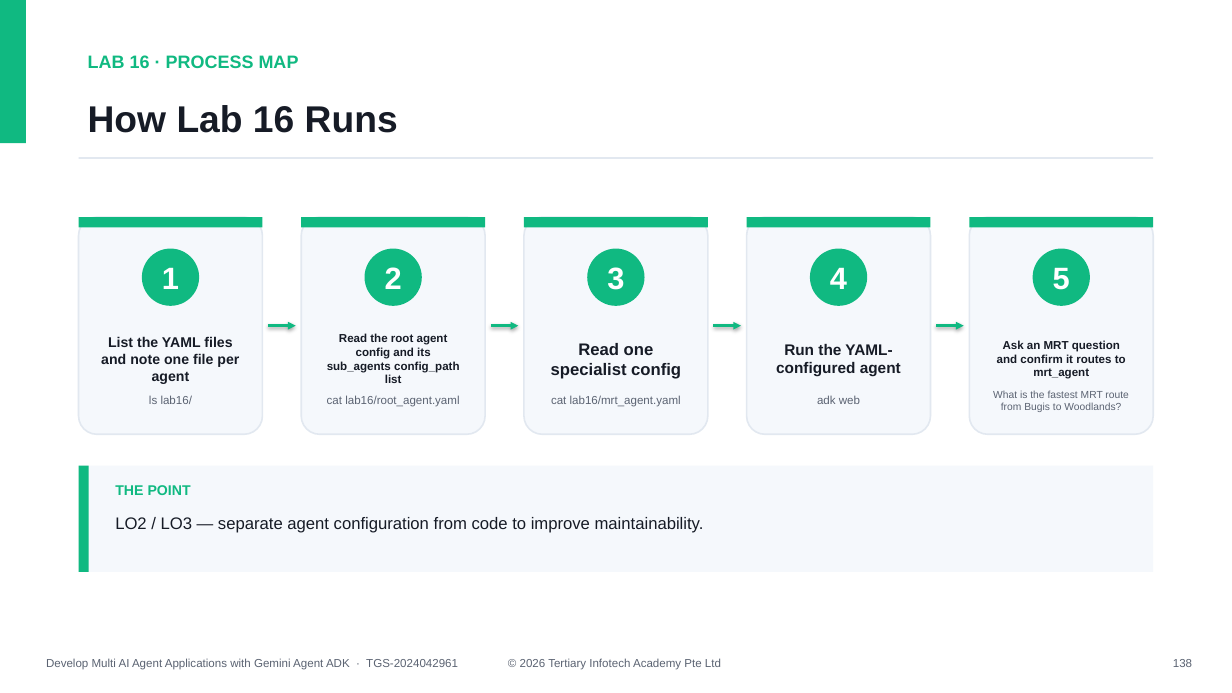
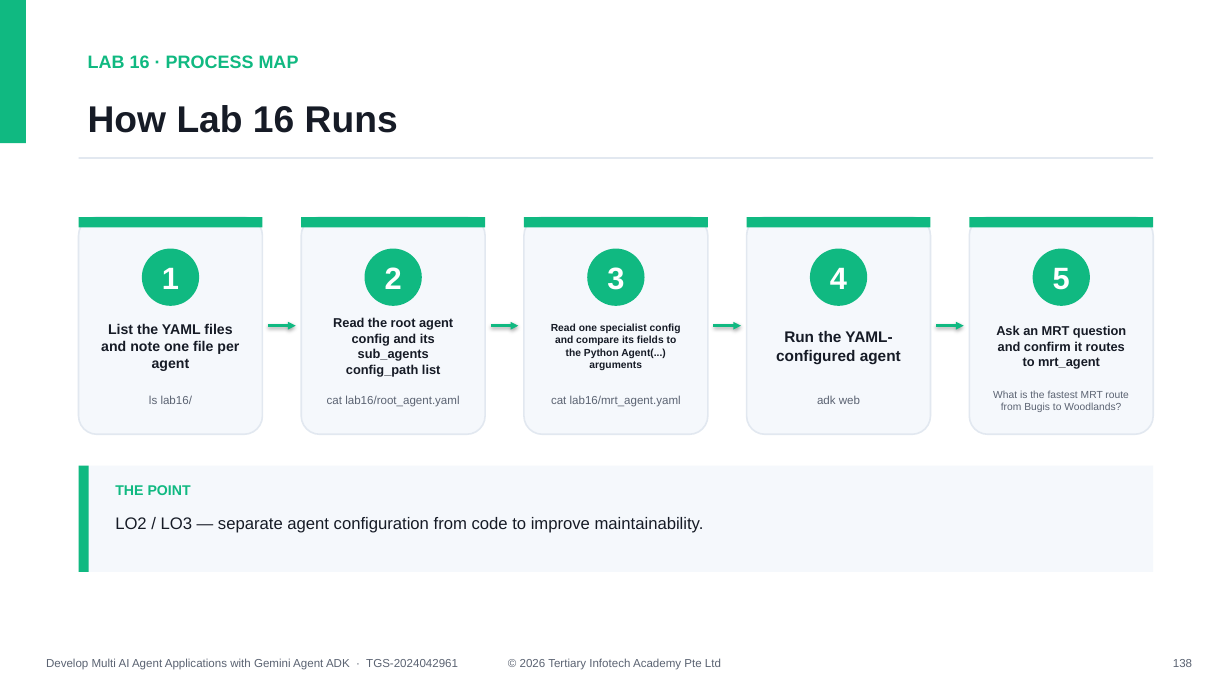
Before and after one commit to tertiarycourses/TGS-2024042961-Develop-Multi-AI-Agent-Applications-with-Gemini-Agent-ADK, a slide deck: slide 138 of courseware/Develop Multi AI Agent Applications with Gemini Agent ADK-v1.4.pptx. Drawn at 1232x693 pixels with LibreOffice and Linux fonts; fonts in the diff are those of the drawing. Boxes give left, top, right and bottom in pixels: in the first picture for what was removed or moved away, otherwise in the second. Text is boxed around its words. In the diff, an @@ line names an element or a change of style, - is before the commit and + after.

```diff
--- a/courseware/Develop Multi AI Agent Applications with Gemini Agent ADK-v1.4.pptx
+++ b/courseware/Develop Multi AI Agent Applications with Gemini Agent ADK-v1.4.pptx
@@ text "List the YAML files and ...": place and size @@
-text "List the YAML files and ..." at <box>101,336,239,384</box>
+text "List the YAML files and ..." at <box>101,323,239,371</box>
@@ text "Read the root agent config ..." at <box>333,317,453,377</box>: size 9 to 10 pt @@
@@ text at <box>551,323,681,370</box>: text changed; size 13 to 8 pt @@
-Read one specialist config
+Read one specialist config and compare its fields to the Python Agent(...) arguments
@@ text "Run the YAML-configured agent": place and size @@
-text "Run the YAML-configured agent" at <box>776,344,901,377</box>
+text "Run the YAML-configured agent" at <box>776,331,901,364</box>
@@ text "Ask an MRT question and ..." at <box>996,325,1126,369</box>: size 9 to 10 pt @@
```
Also in this commit, not shown: 21 other slides changed, 7 other files.
